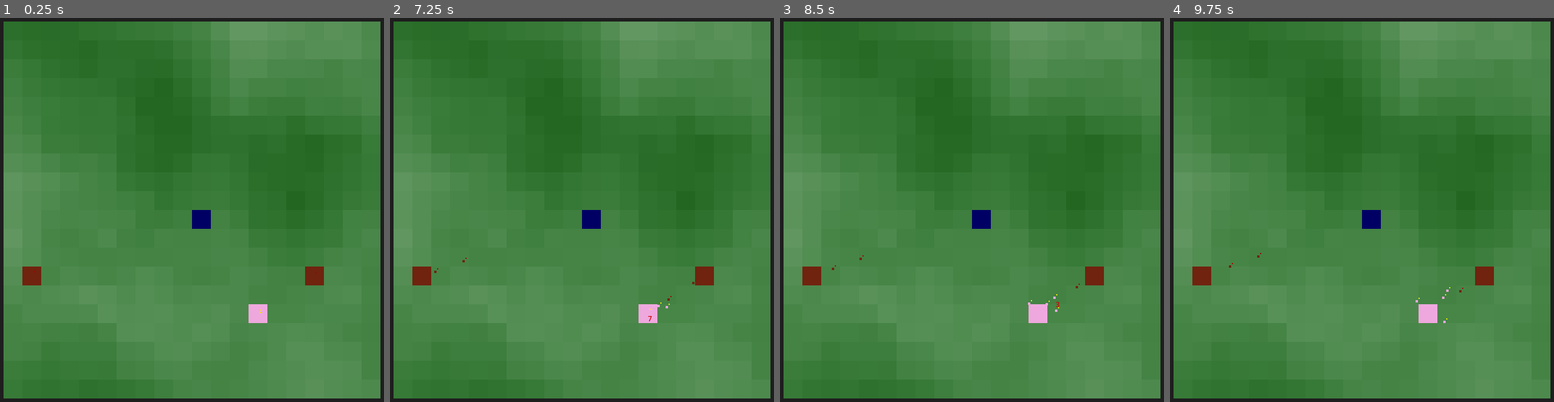
Above: before the commit, frames 1-4 (left to right).
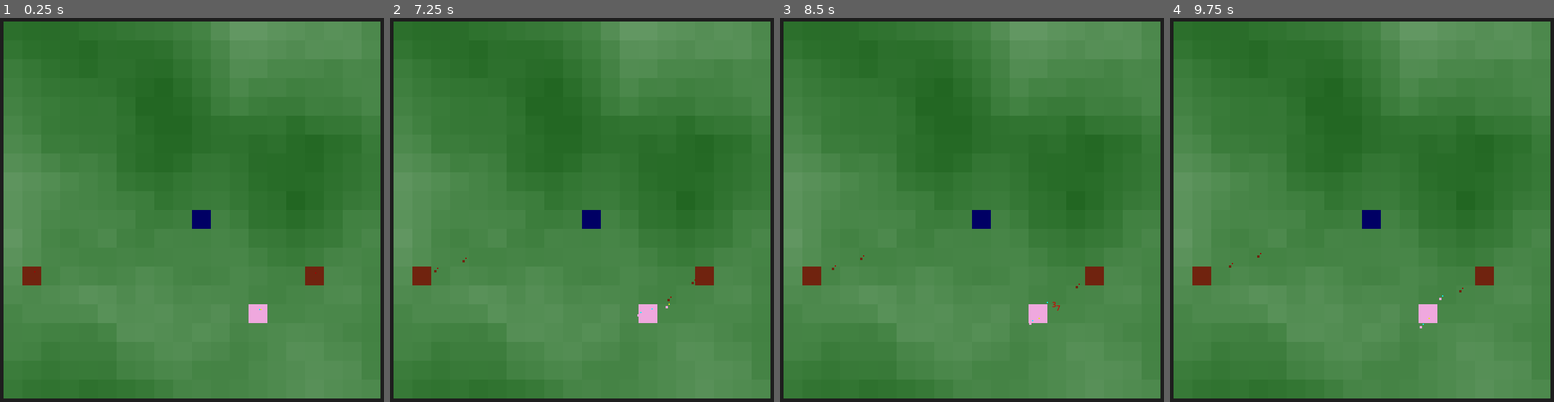
Above: after the commit, the same moments.

Repository: fizzy-drinks/roguelike-jam-6
Game: Godot game, scene res://world.tscn
Two runs of this game, one before a commit and one after it. Both use one fixed random seed, a clock stepped at 60 frames per second and the inputs below.
Inputs (mouse positions are in pixels of both pictures, inside the frame that each line leads up to):
- Up to frame 1 (0.25 s): no input
- Up to frame 2 (7.25 s): tap Enter at 0.5, 2, 3.5 s; move the mouse to (693, 194) at 0.52 s; click (693, 194) at 0.67 s; tap Space at 1.25, 2.75, 5 s; move the mouse to (497, 244) at 1.27 s; click (497, 244) at 1.42 s; move the mouse to (639, 114) at 2.02 s; click (639, 114) at 2.17 s; move the mouse to (566, 313) at 2.77 s; click (566, 313) at 2.92 s; move the mouse to (731, 290) at 3.52 s; click (731, 290) at 3.67 s; move the mouse to (451, 148) at 4.27 s; click (451, 148) at 4.42 s; move the mouse to (616, 217) at 5.02 s; click (616, 217) at 5.17 s; move the mouse to (520, 102) at 5.77 s; click (520, 102) at 5.92 s; move the mouse to (693, 194) at 6.52 s; click (693, 194) at 6.67 s
- Up to frame 3 (8.5 s): move the mouse to (1052, 321) at 7.27 s; click (1052, 321) at 7.42 s; move the mouse to (1071, 309) at 8.02 s; click (1071, 309) at 8.17 s
- Up to frame 4 (9.75 s): move the mouse to (1458, 306) at 8.77 s; click (1458, 306) at 8.92 s; move the mouse to (1511, 290) at 9.52 s; click (1511, 290) at 9.67 s

The runs differ from the first frame. In frame 1, less than 0.1% of the frame differs, in the area x 67-69%, y 75-77%; in frame 2, less than 0.1%; in frame 3, less than 0.1%, in the area x 20-74%, y 61-80%; in frame 4, less than 0.1%.

Commit message:
Add sentinels, farmers, improve movement

Diff:
--- a/structures/tower.gd
+++ b/structures/tower.gd
@@ -9,6 +9,10 @@
 	1: {
 		"name": "soldier",
 		"path": 'res://units/soldier.tscn'
+	},
+	2: {
+		"name": "farmer",
+		"path": 'res://units/farmer.tscn'
 	}
 }
 
@@ -62,10 +66,8 @@
 func update_spawner_list():
 	spawner_list.clear()
 	for spawner in dungeon.spawners.get_children():
-		if spawner.unit_type == 'guard':
-			spawner_list.add_item('Guard')
-		elif spawner.unit_type == 'soldier':
-			spawner_list.add_item('Soldier')
+		spawner_list.add_item(spawner.unit_type)
+
 	spawner_list.select(-1)
 
 
--- a/structures/tower.tscn
+++ b/structures/tower.tscn
@@ -28,11 +28,13 @@
 
 [node name="select" type="OptionButton" parent="upgrade_menu/spawner_shop"]
 layout_mode = 2
-item_count = 2
+item_count = 3
 popup/item_0/text = "+guards"
 popup/item_0/id = 0
 popup/item_1/text = "+soldiers"
 popup/item_1/id = 1
+popup/item_2/text = "+farmers"
+popup/item_2/id = 2
 
 [node name="spawner_list" type="HBoxContainer" parent="upgrade_menu"]
 layout_mode = 0
--- a/structures/village.tscn
+++ b/structures/village.tscn
@@ -1,8 +1,9 @@
-[gd_scene load_steps=4 format=3 uid="uid://xrbeipbtv24s"]
+[gd_scene load_steps=5 format=3 uid="uid://xrbeipbtv24s"]
 
 [ext_resource type="PackedScene" uid="uid://cb37crbgke0w" path="res://structures/structure.tscn" id="1_2yfs7"]
 [ext_resource type="PackedScene" uid="uid://b5opv2os51md6" path="res://structures/spawners/spawner.tscn" id="2_6pp78"]
 [ext_resource type="PackedScene" uid="uid://cjnv328djgd6l" path="res://units/guard.tscn" id="2_16piy"]
+[ext_resource type="PackedScene" uid="uid://bao5o7rqbu3xa" path="res://units/farmer.tscn" id="4_och8g"]
 
 [node name="village" instance=ExtResource("1_2yfs7")]
 modulate = Color(0.937255, 0.658824, 0.870588, 1)
@@ -12,5 +13,5 @@
 spawn_rate = 7.0
 
 [node name="Spawner2" parent="spawners" index="1" instance=ExtResource("2_6pp78")]
-unit = ExtResource("2_16piy")
+unit = ExtResource("4_och8g")
 spawn_rate = 7.0
--- /dev/null
+++ b/units/farmer.gd
@@ -0,0 +1,2 @@
+extends "res://units/sentinel.gd"
+class_name Farmer
--- /dev/null
+++ b/units/farmer.tscn
@@ -0,0 +1,14 @@
+[gd_scene load_steps=3 format=3 uid="uid://bao5o7rqbu3xa"]
+
+[ext_resource type="PackedScene" uid="uid://hbfe37beu8th" path="res://units/unit.tscn" id="1_wkhev"]
+[ext_resource type="Script" path="res://units/farmer.gd" id="2_h4gjp"]
+
+[node name="farmer" instance=ExtResource("1_wkhev")]
+script = ExtResource("2_h4gjp")
+max_ms = 20.0
+min_ms = 2.0
+dps = 0.0
+max_hp = 5.0
+
+[node name="job_indicator" parent="." index="2"]
+modulate = Color(0, 1, 1, 1)
--- a/units/guard.gd
+++ b/units/guard.gd
@@ -1,26 +1,14 @@
-extends "res://units/unit.gd"
+extends "res://units/sentinel.gd"
 class_name Guard
 
 
 var targets: Array[Unit]
-var walk_target: Vector2
-var walk_target_interest: float = 5
-
-
-@onready var guard_area: Area2D = source_structure.get_node("guard_range")
 
 
 func _ready():
 	super()
 
 	guard_area.area_entered.connect(target_enemies)
-
-
-func _process(delta):
-	super(delta)
-
-	if not walk_target:
-		pick_walk_target()
 
 
 func _physics_process(delta):
@@ -32,33 +20,12 @@
 
 		if collision.owner.team != team and attack_cooldown <= 0:
 			attack_unit(collision.owner)
+			break
 
 	for target in targets:
 		if weakref(target).get_ref() and not colliding:
 			walk_toward(target.position, delta)
-			return
-
-	if walk_target_interest <= 0:
-		pick_walk_target()
-
-	if walk_target and not colliding:
-		walk_target_interest -= delta
-
-		walk_toward(walk_target, delta)
-
-
-func pick_walk_target():
-	if not weakref(guard_area).get_ref():
-		return
-
-	var area: CollisionShape2D = guard_area.get_node("shape")
-	var shape: CircleShape2D = area.shape
-	var c: Vector2 = area.global_position
-	walk_target = Vector2(
-		randf_range(c.x - shape.radius, c.x + shape.radius),
-		randf_range(c.y - shape.radius, c.y + shape.radius),
-	)
-	walk_target_interest = 5
+			break
 
 
 func target_enemies(area: Area2D):
--- /dev/null
+++ b/units/sentinel.gd
@@ -0,0 +1,35 @@
+extends "res://units/unit.gd"
+class_name Sentinel
+
+
+var walk_target: Vector2
+var walk_target_interest: float = 5
+
+
+@onready var guard_area: Area2D = source_structure.get_node("guard_range")
+
+
+func _physics_process(delta):
+	super(delta)
+
+	if not walk_target or walk_target_interest <= 0:
+		pick_walk_target()
+
+	if walk_target and not colliding:
+		walk_target_interest -= delta
+		walk_toward(walk_target, delta)
+
+
+func pick_walk_target():
+	if not weakref(guard_area).get_ref():
+		print('no guard area!')
+		return
+
+	var area: CollisionShape2D = guard_area.get_node("shape")
+	var shape: CircleShape2D = area.shape
+	var c: Vector2 = area.global_position
+	walk_target = Vector2(
+		randf_range(c.x - shape.radius, c.x + shape.radius),
+		randf_range(c.y - shape.radius, c.y + shape.radius),
+	)
+	walk_target_interest = 5
--- a/units/soldier.gd
+++ b/units/soldier.gd
@@ -5,18 +5,14 @@
 var target: Node2D
 
 
-func _process(delta):
+func _physics_process(delta):
 	super(delta)
 
 	if not weakref(target).get_ref() or target.team == team:
 		pick_target()
 
-
-func _physics_process(delta):
-	super(delta)
-
 	for collision in collisions:
-		if not collision.owner.is_in_group("targetable"):
+		if not collision.owner.is_in_group("targetable") or not collision.is_in_group("solid"):
 			continue
 
 		if collision.owner.team != team and attack_cooldown <= 0:
--- a/units/unit.gd
+++ b/units/unit.gd
@@ -17,6 +17,7 @@
 var attack_cooldown: float = 0
 var colliding = false
 var team: String = '' : get = get_team
+var last_movement: Vector2 = Vector2(0, 0)
 
 
 func get_team():
@@ -31,6 +32,7 @@
 
 
 func _physics_process(delta):
+	last_movement = Vector2(0, 0)
 	colliding = false
 	for collision in collisions:
 		if not collision.is_in_group("solid") or collision.owner.team == team:
@@ -57,6 +59,7 @@
 
 
 func walk_toward(point: Vector2, delta: float):
+	global_position -= last_movement
 	var walk_target_delta = point - global_position
 
 	var tile_size = Global.TILE_SIZE
@@ -66,6 +69,7 @@
 
 	if walk_target_delta.length() >= movement.length():
 		global_position += movement
+		last_movement = movement
 
 
 func attack_unit(unit: Damageable):
